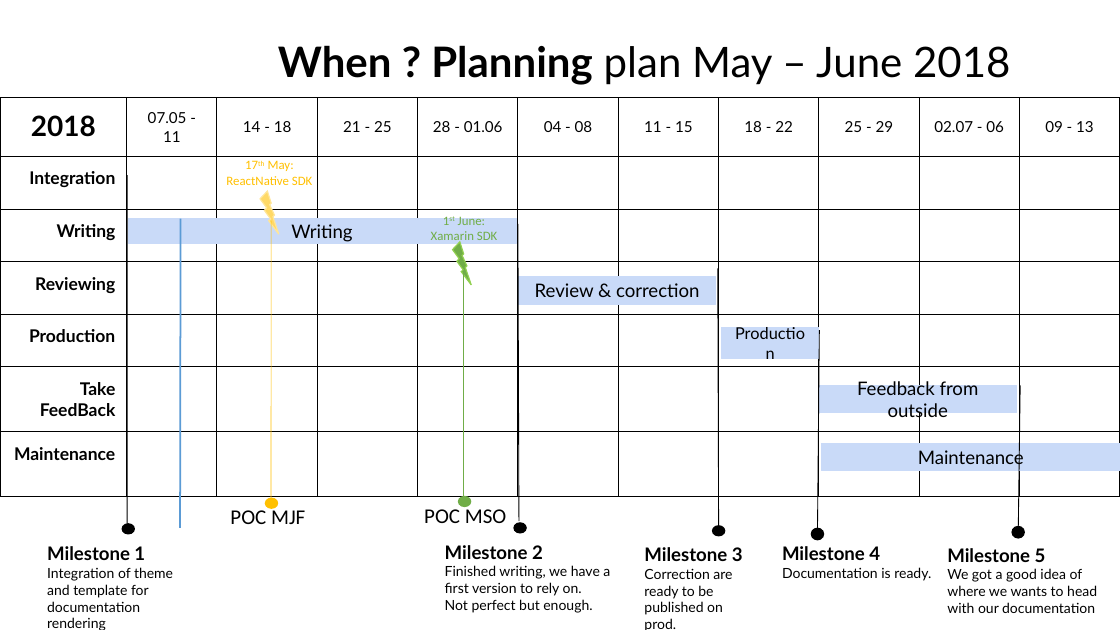
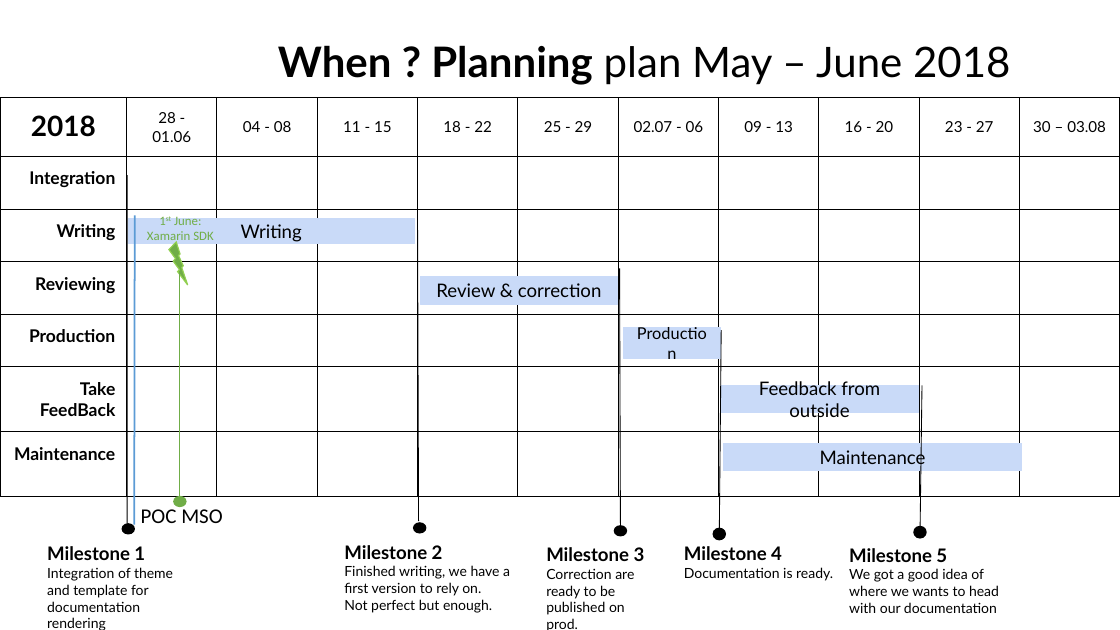
Before and after one commit to matchmore/documentation, a slide deck: slide 9 of Documentation Plan.pptx. Drawn at 1120x630 pixels with LibreOffice and Linux fonts; fonts in the diff are those of the drawing; background and template pictures are left out. Boxes give left, top, right and bottom in pixels: in the first picture for what was removed or moved away, otherwise in the second. Text is boxed around its words. In the diff, an @@ line names an element or a change of style, - is before the commit and + after.

```diff
--- a/Documentation Plan.pptx
+++ b/Documentation Plan.pptx
@@ table at (x1=0, y1=97, x2=1117, y2=495) @@
-row 1: 2018 | 07.05 - 11 | 14 - 18 | 21 - 25 | 28 - 01.06 | 04 - 08 | 11 - 15 | 18 - 22 | 25 - 29 | 02.07 - 06 | 09 - 13
+row 1: 2018 | 28 - 01.06 | 04 - 08 | 11 - 15 | 18 - 22 | 25 - 29 | 02.07 - 06 | 09 - 13 | 16 - 20 | 23 - 27 | 30 – 03.08
@@ text removed at (x1=226, y1=160, x2=312, y2=185) @@
-17th May:
-ReactNative SDK
@@ lightning bolt removed at (x1=260, y1=191, x2=279, y2=234) @@
@@ rectangle "Writing" resized from (x1=128, y1=218, x2=516, y2=244) to (x1=128, y1=218, x2=414, y2=244) @@
@@ line moved from (181, 218) - (180, 528) to (134, 215) - (134, 525) @@
@@ line removed from (271, 221) to (271, 502) @@
@@ 4 ellipses, 4 lines, 3 rectangles, 3 texts moved together from (x1=445, y1=223, x2=1120, y2=630) to (x1=344, y1=223, x2=1022, y2=630) @@
@@ rectangle "Review & correction" moved from (x1=518, y1=277, x2=716, y2=304) to (x1=421, y1=277, x2=618, y2=304) @@
@@ 2 texts, 1 lightning bolt, 1 line, 1 ellipse moved together from (x1=424, y1=214, x2=506, y2=523) to (x1=141, y1=214, x2=222, y2=523) @@
@@ text removed at (x1=230, y1=507, x2=305, y2=524) @@
-POC MJF
@@ ellipse removed at (x1=265, y1=497, x2=278, y2=508) @@
@@ text "Milestone 5" moved from (x1=947, y1=548, x2=1097, y2=613) to (x1=849, y1=548, x2=999, y2=613) @@
```
Also in this commit, not shown: 4 other slides changed, 7 other files.
